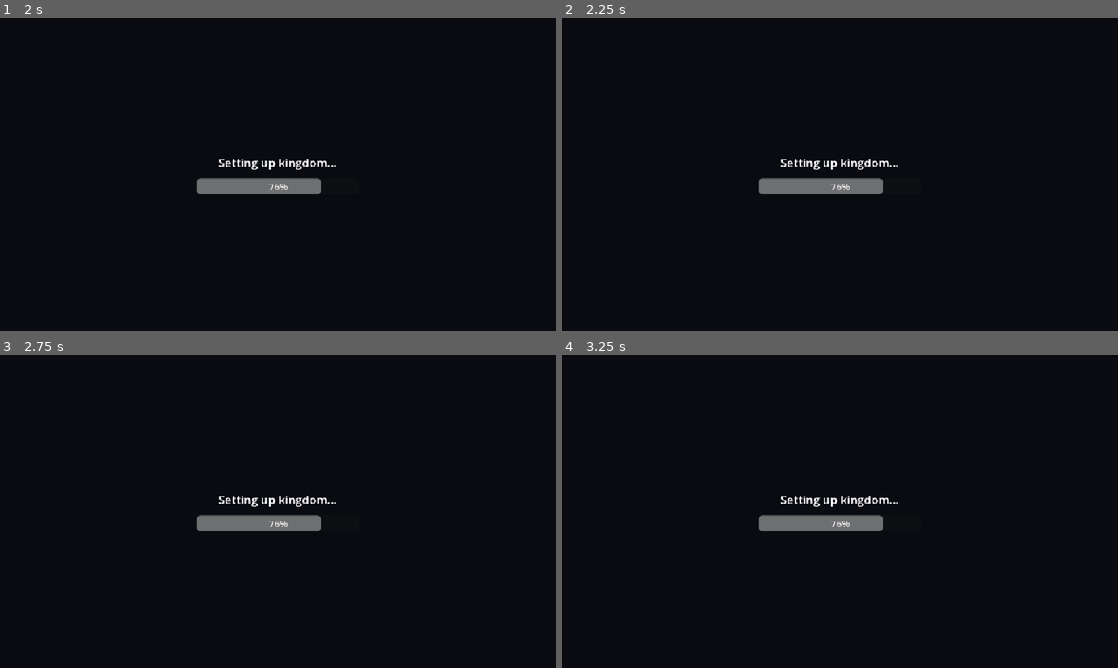
Above: before the commit, frames 1-4 (two rows, left to right).
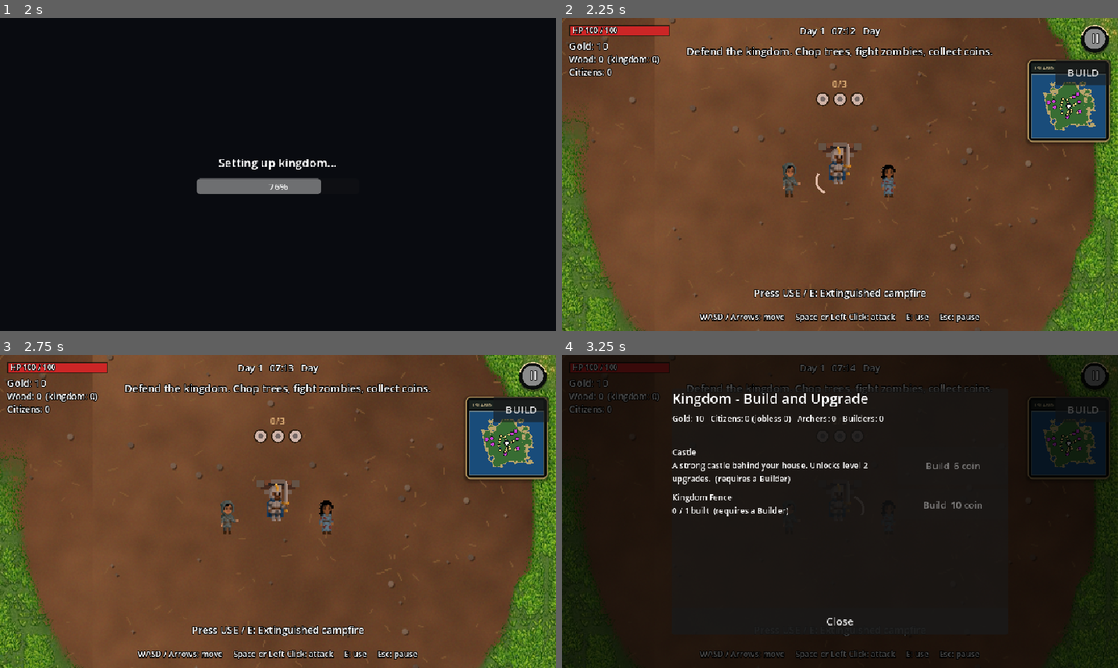
Above: after the commit, the same moments.

Repository: afie-boop/The-Fallen-Kingdom
Game: Godot game, scene res://scenes/main_menu.tscn
Same seed, same stepped clock (60 frames per second), same inputs: the game is played once before the commit and once after it.
Inputs (mouse positions are in pixels of both pictures, inside the frame that each line leads up to):
- Up to frame 1 (2 s): click "New Game" at 0.5 s; tap Enter at 1.25 s; move the mouse to (400, 158) at 1.27 s; hold D from 1.28 s (still down); hold E from 1.28 s (still down); click (400, 158) at 1.42 s; tap Space at 1.52 s
- Up to frame 2 (2.25 s): release D at 2 s; release E at 2 s; drag from (728, 190) to (812, 237) at 2.02 s
- Up to frame 3 (2.75 s): no input
- Up to frame 4 (3.25 s): click (1084, 408) at 2.75 s, where only the run after the commit has a clickable "BUILD"

Frame 1 is identical in both runs. In frame 2, 98% of the frame differs, in the area x 0-100%, y 0-100%; in frame 3, 98%; in frame 4, 14%.
Error before the commit: Parse Error: Function "get_viewport_rect()" not found in base self. (res://scripts/hud.gd:433)
Error after the commit: Invalid access to property or key 'dead' on a base object of type 'Nil'. (res://scripts/game.gd:405)

Commit message:
Restore working gameplay HUD controls and build menu

Diff:
--- a/extracted/The-Fallen-Kingdom/scripts/hud.gd
+++ b/extracted/The-Fallen-Kingdom/scripts/hud.gd
@@ -45,9 +45,6 @@
 var _clock_t: float = 0.0
 var _hint_label: Label
 var _minimap: GameMiniMap
-var _clock_panel: Panel
-var _message_panel: Panel
-var _prompt_panel: Panel
 
 
 func _ready() -> void:
@@ -116,20 +113,15 @@
 func show_message(text: String, seconds: float = 2.8) -> void:
     _msg_label.text = text
     _msg_label.modulate.a = 1.0
-    _message_panel.visible = true
-    _message_panel.modulate.a = 1.0
     if _msg_tween != null and _msg_tween.is_valid():
         _msg_tween.kill()
     _msg_tween = create_tween()
     _msg_tween.tween_interval(seconds)
-    _msg_tween.tween_property(_msg_label, "modulate:a", 0.0, 0.55)
-    _msg_tween.parallel().tween_property(_message_panel, "modulate:a", 0.0, 0.55)
+    _msg_tween.tween_property(_msg_label, "modulate:a", 0.0, 0.6)
 
 
 func set_prompt(text: String) -> void:
-    var active: bool = text != ""
-    _prompt_label.text = ("Press USE / E: " + text) if active else ""
-    _prompt_panel.visible = active
+    _prompt_label.text = ("Press USE / E: " + text) if text != "" else ""
 
 
 func set_interact_available(available: bool) -> void:
@@ -157,55 +149,6 @@
 
 # --- building ----------------------------------------------------------------
 
-func _make_card(parent: Node, pos: Vector2, card_size: Vector2, fill: Color = Color(0.035, 0.045, 0.052, 0.88), border: Color = Color(0.68, 0.55, 0.32, 0.72)) -> Panel:
-    var card := Panel.new()
-    card.position = pos
-    card.size = card_size
-    card.mouse_filter = Control.MOUSE_FILTER_IGNORE
-    var style := StyleBoxFlat.new()
-    style.bg_color = fill
-    style.border_color = border
-    style.set_border_width_all(1)
-    style.set_corner_radius_all(9)
-    style.shadow_color = Color(0.0, 0.0, 0.0, 0.28)
-    style.shadow_size = 7
-    style.shadow_offset = Vector2(0, 3)
-    card.add_theme_stylebox_override("panel", style)
-    parent.add_child(card)
-    return card
-
-
-func _button_style(button: Button) -> void:
-    var normal := StyleBoxFlat.new()
-    normal.bg_color = Color(0.12, 0.15, 0.16, 0.98)
-    normal.border_color = Color(0.55, 0.47, 0.32, 0.9)
-    normal.set_border_width_all(1)
-    normal.set_corner_radius_all(7)
-    var hover := StyleBoxFlat.new()
-    hover.bg_color = Color(0.20, 0.22, 0.19, 1.0)
-    hover.border_color = Color(0.85, 0.68, 0.36, 1.0)
-    hover.set_border_width_all(1)
-    hover.set_corner_radius_all(7)
-    var pressed := StyleBoxFlat.new()
-    pressed.bg_color = Color(0.30, 0.22, 0.12, 1.0)
-    pressed.border_color = Color(0.92, 0.70, 0.34, 1.0)
-    pressed.set_border_width_all(1)
-    pressed.set_corner_radius_all(7)
-    var disabled := StyleBoxFlat.new()
-    disabled.bg_color = Color(0.08, 0.09, 0.09, 0.88)
-    disabled.border_color = Color(0.25, 0.27, 0.25, 0.7)
-    disabled.set_border_width_all(1)
-    disabled.set_corner_radius_all(7)
-    button.add_theme_stylebox_override("normal", normal)
-    button.add_theme_stylebox_override("hover", hover)
-    button.add_theme_stylebox_override("pressed", pressed)
-    button.add_theme_stylebox_override("disabled", disabled)
-    button.add_theme_color_override("font_color", Color(0.93, 0.90, 0.82))
-    button.add_theme_color_override("font_hover_color", Color(1.0, 0.91, 0.68))
-    button.add_theme_color_override("font_pressed_color", Color(1.0, 0.84, 0.52))
-    button.add_theme_color_override("font_disabled_color", Color(0.48, 0.49, 0.46))
-
-
 func _make_label(parent: Node, text: String, font_size: int) -> Label:
     var l := Label.new()
     l.text = text
@@ -228,62 +171,29 @@
 
 
 func _build_status() -> void:
-    _make_card(_root, Vector2(8, 8), Vector2(206, 112))
-    _make_rect(Color(0.01, 0.015, 0.018, 0.9), Vector2(20, 21), Vector2(BAR_W + 8.0, 18))
-    _hp_fill = _make_rect(Color(0.72, 0.20, 0.16), Vector2(22, 23), Vector2(BAR_W + 4.0, 14))
-    _hp_label = _make_label(_root, "HP", 12)
-    _hp_label.position = Vector2(26, 20)
-    _gold_label = _make_label(_root, "Gold: 0", 16)
-    _gold_label.position = Vector2(20, 45)
-    _wood_label = _make_label(_root, "Wood: 0", 14)
-    _wood_label.position = Vector2(20, 68)
-    _citizen_label = _make_label(_root, "Citizens: 0", 14)
-    _citizen_label.position = Vector2(20, 89)
-
-    _prompt_panel = _make_card(_root, Vector2.ZERO, Vector2.ZERO, Color(0.025, 0.035, 0.04, 0.9), Color(0.65, 0.54, 0.34, 0.75))
-    _prompt_panel.set_anchors_and_offsets_preset(Control.PRESET_BOTTOM_WIDE)
-    _prompt_panel.offset_left = 40.0
-    _prompt_panel.offset_right = -40.0
-    _prompt_panel.offset_top = -82.0
-    _prompt_panel.offset_bottom = -44.0
-    _prompt_panel.visible = false
-    _prompt_label = _make_label(_root, "", 16)
+    _make_rect(Color(0, 0, 0, 0.55), Vector2(12, 12), Vector2(BAR_W + 4.0, 20))
+    _hp_fill = _make_rect(Color(0.8, 0.15, 0.15), Vector2(14, 14), Vector2(BAR_W, 16))
+    _hp_label = _make_label(_root, "HP", 13)
+    _hp_label.position = Vector2(18, 12)
+    _gold_label = _make_label(_root, "Gold: 0", 17)
+    _gold_label.position = Vector2(12, 36)
+    _wood_label = _make_label(_root, "Wood: 0", 15)
+    _wood_label.position = Vector2(12, 60)
+    _citizen_label = _make_label(_root, "Citizens: 0", 15)
+    _citizen_label.position = Vector2(12, 82)
+    _prompt_label = _make_label(_root, "", 17)
     _prompt_label.horizontal_alignment = HORIZONTAL_ALIGNMENT_CENTER
     _prompt_label.set_anchors_and_offsets_preset(Control.PRESET_BOTTOM_WIDE)
-    _prompt_label.offset_left = 48.0
-    _prompt_label.offset_right = -48.0
-    _prompt_label.offset_top = -76.0
-    _prompt_label.offset_bottom = -49.0
-
-    _clock_panel = _make_card(_root, Vector2.ZERO, Vector2.ZERO, Color(0.025, 0.035, 0.04, 0.82), Color(0.60, 0.52, 0.36, 0.72))
-    _clock_panel.set_anchors_and_offsets_preset(Control.PRESET_CENTER_TOP)
-    _clock_panel.offset_left = -112.0
-    _clock_panel.offset_right = 112.0
-    _clock_panel.offset_top = 7.0
-    _clock_panel.offset_bottom = 39.0
-    _clock_label = _make_label(_root, "", 15)
+    _prompt_label.offset_top = -78.0
+    _prompt_label.offset_bottom = -52.0
+    _clock_label = _make_label(_root, "", 16)
     _clock_label.horizontal_alignment = HORIZONTAL_ALIGNMENT_CENTER
-    _clock_label.set_anchors_and_offsets_preset(Control.PRESET_CENTER_TOP)
-    _clock_label.offset_left = -104.0
-    _clock_label.offset_right = 104.0
+    _clock_label.set_anchors_and_offsets_preset(Control.PRESET_TOP_WIDE)
     _clock_label.offset_top = 10.0
-    _clock_label.offset_bottom = 36.0
-
-    _message_panel = _make_card(_root, Vector2.ZERO, Vector2.ZERO, Color(0.025, 0.035, 0.04, 0.92), Color(0.75, 0.60, 0.34, 0.82))
-    _message_panel.set_anchors_and_offsets_preset(Control.PRESET_TOP_WIDE)
-    _message_panel.offset_left = 70.0
-    _message_panel.offset_right = -70.0
-    _message_panel.offset_top = 43.0
-    _message_panel.offset_bottom = 78.0
-    _message_panel.modulate.a = 0.0
-    _message_panel.visible = false
-    _msg_label = _make_label(_root, "", 17)
+    _msg_label = _make_label(_root, "", 18)
     _msg_label.horizontal_alignment = HORIZONTAL_ALIGNMENT_CENTER
     _msg_label.set_anchors_and_offsets_preset(Control.PRESET_TOP_WIDE)
-    _msg_label.offset_left = 78.0
-    _msg_label.offset_right = -78.0
-    _msg_label.offset_top = 47.0
-    _msg_label.offset_bottom = 74.0
+    _msg_label.offset_top = 44.0
     _msg_label.modulate.a = 0.0
 
 
@@ -296,14 +206,12 @@
 
     attack_button = TouchActionButton.new()
     attack_button.label_text = "HIT"
-    attack_button.tint = Color(0.60, 0.22, 0.18)
     _root.add_child(attack_button)
     attack_button.visible = touch_ui
     attack_button.pressed.connect(func() -> void: attack_pressed.emit())
 
     interact_button = TouchActionButton.new()
     interact_button.label_text = "USE"
-    interact_button.tint = Color(0.55, 0.43, 0.20)
     _root.add_child(interact_button)
     interact_button.visible = touch_ui
     interact_button.pressed.connect(func() -> void: interact_pressed.emit())
@@ -311,7 +219,6 @@
 
     pause_button = TouchActionButton.new()
     pause_button.label_text = "II"
-    pause_button.tint = Color(0.28, 0.34, 0.34)
     _root.add_child(pause_button)
     pause_button.pressed.connect(func() -> void: pause_pressed.emit())
 
@@ -329,43 +236,23 @@
     if _root == null or joystick == null:
         return
     var vs: Vector2 = _root.size
-    var side: float = 26.0
-    var bottom: float = 34.0
+    var side: float = 44.0
+    var bottom: float = 58.0
     joystick.fit_to(vs)
-    var a: float = clampf(vs.x * 0.28, 92.0, 116.0)
+    var a: float = 116.0
     attack_button.size = Vector2(a, a)
     attack_button.position = Vector2(vs.x - a - side, vs.y - a - bottom)
-    var u: float = clampf(vs.x * 0.22, 72.0, 88.0)
+    var u: float = 88.0
     interact_button.size = Vector2(u, u)
-    interact_button.position = Vector2(attack_button.position.x - u * 0.55, attack_button.position.y - u - 12.0)
-    pause_button.size = Vector2(48, 48)
-    pause_button.position = Vector2(vs.x - 48.0 - 12.0, 10.0)
-    var map_size: float = clampf(vs.x * 0.16, 96.0, 142.0)
+    interact_button.position = Vector2(attack_button.position.x - u * 0.6, attack_button.position.y - u - 18.0)
+    pause_button.size = Vector2(52, 52)
+    pause_button.position = Vector2(vs.x - 52.0 - 14.0, 10.0)
     if _minimap != null:
-        _minimap.position = Vector2(vs.x - map_size - 12.0, 68.0)
-        _minimap.size = Vector2(map_size, map_size)
-    if _clock_panel != null and _clock_label != null:
-        if vs.x < 650.0:
-            _clock_panel.set_anchors_and_offsets_preset(Control.PRESET_TOP_LEFT)
-            _clock_panel.position = Vector2(8.0, 124.0)
-            _clock_panel.size = Vector2(206.0, 30.0)
-            _clock_label.set_anchors_and_offsets_preset(Control.PRESET_TOP_LEFT)
-            _clock_label.position = Vector2(10.0, 126.0)
-            _clock_label.size = Vector2(202.0, 24.0)
-        else:
-            _clock_panel.set_anchors_and_offsets_preset(Control.PRESET_CENTER_TOP)
-            _clock_panel.offset_left = -112.0
-            _clock_panel.offset_right = 112.0
-            _clock_panel.offset_top = 7.0
-            _clock_panel.offset_bottom = 39.0
-            _clock_label.set_anchors_and_offsets_preset(Control.PRESET_CENTER_TOP)
-            _clock_label.offset_left = -104.0
-            _clock_label.offset_right = 104.0
-            _clock_label.offset_top = 10.0
-            _clock_label.offset_bottom = 36.0
+        _minimap.position = Vector2(vs.x - 156.0, 72.0)
+        _minimap.size = Vector2(142.0, 142.0)
     if _build_btn != null:
-        _build_btn.size = Vector2(104, 42)
-        _build_btn.position = Vector2(vs.x - 104.0 - 12.0, 68.0 + map_size + 8.0)
+        _build_btn.size = Vector2(96, 44)
+        _build_btn.position = Vector2(vs.x - 96.0 - 12.0, 72.0)
 
 
 func _make_overlay() -> Array:
@@ -388,7 +275,6 @@
     b.text = text
     b.custom_minimum_size = Vector2(240, 54)
     b.add_theme_font_size_override("font_size", 20)
-    _button_style(b)
     parent.add_child(b)
     return b
 
@@ -430,9 +316,7 @@
         h.add_theme_constant_override("separation", 10)
         var txt := Label.new()
         txt.text = "%s\n%s" % [row["title"], row["info"]]
-        var row_button_width: float = clampf(get_viewport_rect().size.x * 0.30, 112.0, 190.0)
-        var row_text_width: float = clampf(get_viewport_rect().size.x - row_button_width - 80.0, 130.0, 330.0)
-        txt.custom_minimum_size = Vector2(row_text_width, 0)
+        txt.custom_minimum_size = Vector2(330, 0)
         txt.size_flags_horizontal = Control.SIZE_EXPAND_FILL
         txt.autowrap_mode = TextServer.AUTOWRAP_WORD_SMART
         txt.add_theme_font_size_override("font_size", 14)
@@ -441,9 +325,7 @@
         b.text = str(row["button"])
         b.disabled = not bool(row["enabled"])
         b.custom_minimum_size = Vector2(190, 52)
-        b.add_theme_font_size_override("font_size", 15)
-        b.custom_minimum_size = Vector2(row_button_width, 48.0)
-        _button_style(b)
+        b.add_theme_font_size_override("font_size", 16)
         b.pressed.connect(_on_build_pressed.bind(str(row["kind"]), str(row["action"])))
         h.add_child(b)
         _build_rows.add_child(h)
@@ -462,8 +344,7 @@
 func _build_build_panel() -> void:
     _build_btn = Button.new()
     _build_btn.text = "BUILD"
-    _build_btn.add_theme_font_size_override("font_size", 17)
-    _button_style(_build_btn)
+    _build_btn.add_theme_font_size_override("font_size", 18)
     _root.add_child(_build_btn)
     _build_btn.pressed.connect(func() -> void: build_menu_requested.emit())
 
@@ -477,14 +358,6 @@
     dim.add_child(center)
     center.set_anchors_and_offsets_preset(Control.PRESET_FULL_RECT)
     var frame := PanelContainer.new()
-    var frame_style := StyleBoxFlat.new()
-    frame_style.bg_color = Color(0.055, 0.067, 0.065, 0.98)
-    frame_style.border_color = Color(0.64, 0.52, 0.31, 0.95)
-    frame_style.set_border_width_all(1)
-    frame_style.set_corner_radius_all(12)
-    frame_style.shadow_color = Color(0, 0, 0, 0.42)
-    frame_style.shadow_size = 12
-    frame.add_theme_stylebox_override("panel", frame_style)
     center.add_child(frame)
     var box := VBoxContainer.new()
     box.add_theme_constant_override("separation", 8)
@@ -501,8 +374,7 @@
     _build_msg.add_theme_color_override("font_color", Color(1.0, 0.85, 0.4))
     box.add_child(_build_msg)
     var scroll := ScrollContainer.new()
-    var screen_size: Vector2 = get_viewport_rect().size
-    scroll.custom_minimum_size = Vector2(clampf(screen_size.x - 38.0, 310.0, 580.0), clampf(screen_size.y * 0.48, 170.0, 270.0))
+    scroll.custom_minimum_size = Vector2(580, 270)
     scroll.horizontal_scroll_mode = ScrollContainer.SCROLL_MODE_DISABLED
     box.add_child(scroll)
     _build_rows = VBoxContainer.new()
@@ -512,8 +384,7 @@
     var close := Button.new()
     close.text = "Close"
     close.custom_minimum_size = Vector2(0, 46)
-    close.add_theme_font_size_override("font_size", 17)
-    _button_style(close)
+    close.add_theme_font_size_override("font_size", 18)
     close.pressed.connect(func() -> void: build_closed.emit())
     box.add_child(close)
 
